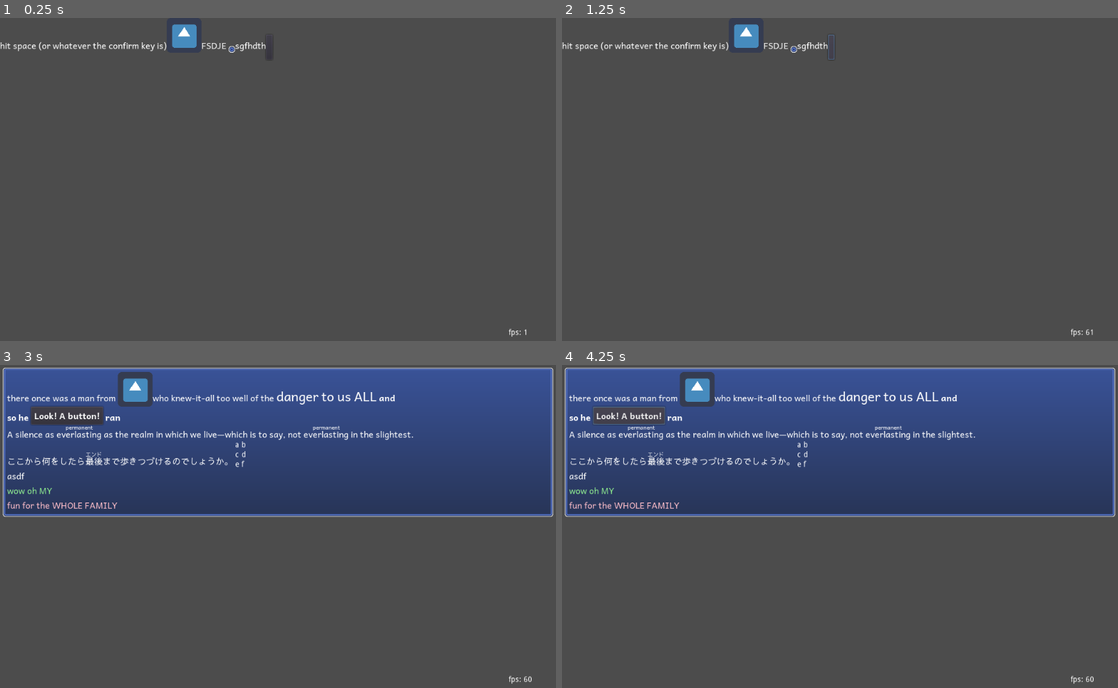
Above: before the commit, frames 1-4 (two rows, left to right).
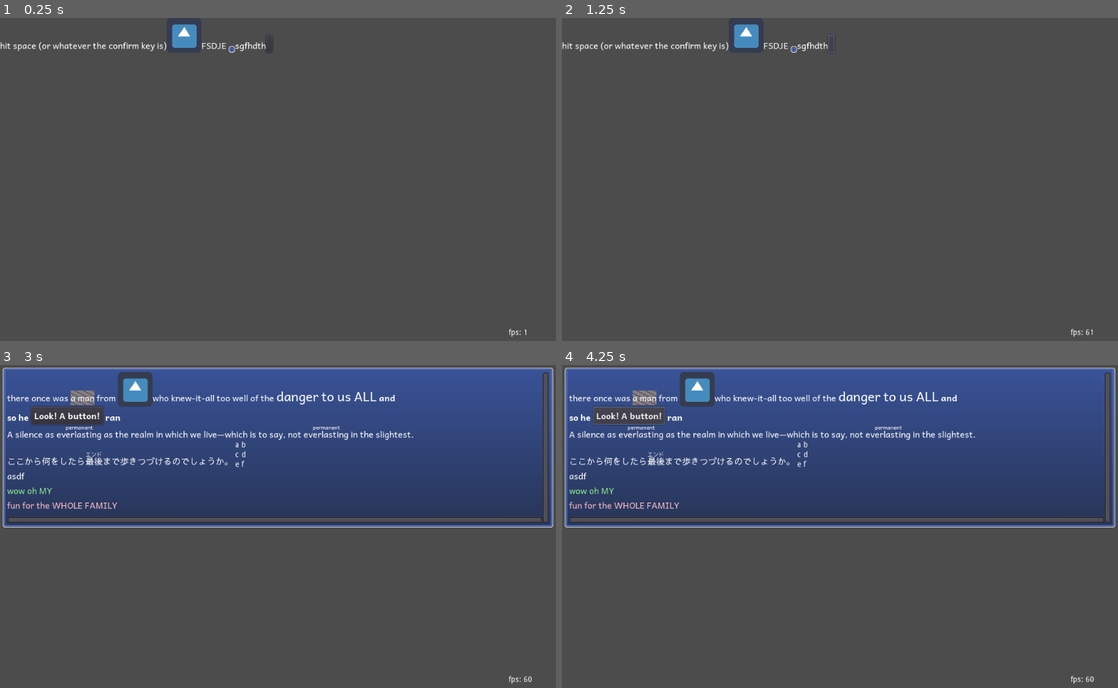
Above: after the commit, the same moments.

Repository: wareya/uitest
Game: Godot game, scene res://Document.tscn
Same seed, same stepped clock (60 frames per second), same inputs: the game is played once before the commit and once after it. The engine's default icon, where the game draws it, is replaced by a stand-in: a white triangle on a blue panel in a dark square.
Inputs (mouse positions are in pixels of both pictures, inside the frame that each line leads up to; where the layout moved, square brackets give the same spot in the first picture):
- Up to frame 1 (0.25 s): no input
- Up to frame 2 (1.25 s): click (828, 43) [828, 47] at 0.5 s
- Up to frame 3 (3 s): click (266, 390) [266, 394] at 1.25 s; click (266, 390) [266, 394] at 2 s; tap Space at 2.75 s
- Up to frame 4 (4.25 s): tap Enter (ui_accept) at 3.02 s; click "Look! A button!" at 3.5 s

The runs differ from the first frame. In frame 1, less than 0.1% of the frame differs, in the area x 48-49%, y 12-13%; in frame 2, less than 0.1%; in frame 3, 3.5%, in the area x 0-100%, y 2-51%; in frame 4, 3.5%.

Commit message:
basic (half-broken) scrolling

Diff:
--- a/Document.gd
+++ b/Document.gd
@@ -55,6 +55,10 @@
     "width": null,
     "max_width": null,
     "min_width": null,
+
+    "height": null,
+    "max_height": null,
+    "min_height": null,
 }
 
 var calculated_props = default_props.duplicate()
@@ -166,6 +170,10 @@
     background_9patch_bottom: 6.5;
     background_9patch_left: 6;
     background_9patch_right: 6;
+
+    overflow: scroll;
+
+    max_height: 400;
 }
 :vars {
     --white: "#FFFFFF";
@@ -178,7 +186,7 @@
     background: "res://9PatchGradient2.tres";
     text_shadow_color: orange;
     text_shadow_offset: 0 0;
-    display: inline;
+    display: inline-block;
 }
 bruh fun {
     background: none;
@@ -194,8 +202,28 @@
 var style_data = []
 var custom_style_data = []
 
+func _update_v_scroll(value : float):
+    var origin = get_global_rect().position
+    #child.set_global_position(Vector2(x + base_offset, y) + offset + origin)
+    #i += 1
+    #_content_memo[child] = child.get_global_rect().position - origin
+    var x_scroll = _h_scrollbar.value
+    var y_scroll = _v_scrollbar.value
+    for child in _content_memo:
+        var bluh = _content_memo[child]
+        child.set_global_position(origin + bluh - Vector2(x_scroll, y_scroll))
+        child.update()
+
+var _v_scrollbar = VScrollBar.new()
+var _h_scrollbar = HScrollBar.new()
 func _ready():
     custom_style_data = DocumentHelpers.parse_style(custom_stylesheet)
+    add_child(_v_scrollbar)
+    add_child(_h_scrollbar)
+    _v_scrollbar.visible = false
+    _h_scrollbar.visible = false
+
+    _v_scrollbar.connect("value_changed", self, "_update_v_scroll")
 
 export var visible_characters : float = -1.0 setget set_visible_characters
 
@@ -340,6 +368,8 @@
 
         while parent != null:
             parent = parent.get_parent()
+            #if parent is DocumentHelpers.DocScrollContents:
+            #    parent = parent.get_parent()
             if parent != null and "calculated_props" in parent:
                 break
 
@@ -440,6 +470,8 @@
             child.add_color_override("font_color", color)
 
 func _init():
+    #scroll_horizontal_enabled = false
+    #scroll_vertical_enabled = false
     anchor_right = 1
     anchor_bottom = 1
 
@@ -478,6 +510,8 @@
 var to_rejustify = []
 func do_rejustify(real_width):
     pass
+
+var _content_memo = {}
 
 var max_descent = 0
 var max_ascent = 0
@@ -559,34 +593,51 @@
         var origin = get_global_rect().position
         child.set_global_position(Vector2(x + base_offset, y) + offset + origin)
         i += 1
+        _content_memo[child] = child.get_global_rect().position - origin
         #child.rect_position = Vector2(x, y) + offset
     pass
 
-func calc_prop_x(child, property : String, x_limit : float):
-    var text = child.calculated_props[property]
+func calc_prop_percent(property : String, limit : float):
+    var text = calculated_props[property]
     if !text:
         return null
+    if text is float:
+        return text
     if text.is_valid_float():
         return text.to_float()
     elif text.ends_with("%"):
-        return text.substr(0, text.length()-1).to_float()/100.0 * x_limit
+        return text.substr(0, text.length()-1).to_float()/100.0 * limit
     return null
 
-func calc_prop_width(child, default, x_limit : float):
-    var width = calc_prop_x(child, "width", x_limit)
+func calc_prop_width(default, x_limit : float):
+    var width = calc_prop_percent("width", x_limit)
     if width == null:
         width = default
-    var adjust = calc_prop_x(child, "max_width", x_limit)
+    var adjust = calc_prop_percent("max_width", x_limit)
+    if adjust != null:
+        width = min(width, adjust)
+    adjust = calc_prop_percent("min_width", x_limit)
     if adjust != null:
         width = max(width, adjust)
-    adjust = calc_prop_x(child, "min_width", x_limit)
+    return width
+
+func calc_prop_height(default, y_limit : float):
+    var height = calc_prop_percent("height", y_limit)
+    if height == null:
+        height = default
+    var adjust = calc_prop_percent("max_height", y_limit)
     if adjust != null:
-        width = min(width, adjust)
-    return width
+        height = min(height, adjust)
+    adjust = calc_prop_percent("min_height", y_limit)
+    if adjust != null:
+        height = max(height, adjust)
+    return height
 
 var layout_parent = null # FIXME prevent stale
 var show_self = true
 func reflow():
+    _content_memo = {}
+
     #print("reflow of ", doc_name)
     font_cache.clear()
     if doc_name == "root":
@@ -595,6 +646,22 @@
     #print("sort...")
 
     #rect_min_size = Vector2()
+
+    _h_scrollbar.visible = false
+    _v_scrollbar.visible = false
+    rect_clip_content = false
+    var overflow = calculated_props.overflow
+    if overflow == "scroll":
+        _h_scrollbar.visible = true
+        _v_scrollbar.visible = true
+        rect_clip_content = true
+    if overflow == "scroll_h":
+        _h_scrollbar.visible = true
+        rect_clip_content = true
+    if overflow == "scroll_v":
+        print("showing vsb")
+        _v_scrollbar.visible = true
+        rect_clip_content = true
 
     if calculated_props.layout == "flow_h_lr":
         var parent_size = get_parent_area_size()
@@ -604,21 +671,42 @@
         size.y = parent_size.y * (anchor_bottom - anchor_top)
         size.x -= calculated_props.margin_left + calculated_props.margin_right
         size.y -= calculated_props.margin_top + calculated_props.margin_bottom
+        var total_padding = Vector2(calculated_props.padding_right + calculated_props.padding_left, calculated_props.padding_top + calculated_props.padding_bottom)
         var x_limit = size.x - calculated_props.padding_right
+        var y_limit = size.y - calculated_props.padding_bottom
+        var x_buffer = 0
+        var y_buffer = 0
+        if _v_scrollbar.visible:
+            var extra_pad = calculated_props.padding_right + _v_scrollbar.rect_size.x
+            x_limit -= extra_pad
+            x_buffer += extra_pad
+        if _h_scrollbar.visible:
+            var extra_pad = calculated_props.padding_bottom + _h_scrollbar.rect_size.y
+            y_limit -= extra_pad
+            y_buffer += extra_pad
+
         var x_cursor = calculated_props.padding_left
         var y_cursor = calculated_props.padding_top
         var y_cursor_next = 0
         var rows = []
         var row = []
         var process_nodes = []
+
+        var start = Vector2(x_cursor, y_cursor)
+
+        #var intended_interior_size = Vector2(x_limit, y_limit) - start
+
+        var max_x = 0
+
+        rect_size = Vector2(x_limit, y_limit) - Vector2(x_cursor, y_cursor)
+        #rect_size.x -= calculated_props.padding_left
+        #rect_size.x -= calculated_props.padding_right
+
         var check_queue = get_children()
-
-        var max_x = 0
-
-        rect_size = size
-        rect_size.x -= calculated_props.padding_left
-        rect_size.x -= calculated_props.padding_right
-
+        #if check_queue.size() == 1 and check_queue[0] is DocumentHelpers.DocScrollContents:
+        #    check_queue[0].rect_size = interior_size
+        #    check_queue[0].rect_position = Vector2(x_cursor, y_cursor)
+        #    pass
         while check_queue.size() > 0:
             var _child = check_queue.pop_front()
             var _parent = self
@@ -629,9 +717,16 @@
                 continue
             if not _child.is_visible_in_tree():
                 continue
+            if _child == _v_scrollbar or _child == _h_scrollbar:
+                continue
             var child : Control = _child
 
+            var do_inline = false
             if "calculated_props" in child and child.calculated_props.display == "inline":
+                do_inline = true
+            #elif child is DocumentHelpers.DocScrollContents:
+            #    do_inline = true
+            if do_inline:
                 child.rect_clip_content = false
                 var etc = []
                 for c in child.get_children():
@@ -654,7 +749,7 @@
                 child.reflow() # prevents size flickering when resized
                 child_size.x = max(child_size.x, child.rect_size.x)
                 child_size.y = max(child_size.y, child.rect_size.y)
-                child_size.x = calc_prop_width(child, child_size.x, x_limit)
+                child_size.x = child.calc_prop_width(child_size.x, x_limit)
 
                 #if child.calculated_props.width != null:
                 #    print(child_size)
@@ -715,17 +810,58 @@
             rows.push_back([row, y_cursor, y_cursor_next, false])
             row = []
 
-        rect_size.x = max_x + calculated_props.padding_right
-        if layout_parent:
-            rect_size.x = layout_parent.calc_prop_width(self, rect_size.x, x_limit)
-        #print(rect_size.x)
-        rect_size.y = y_cursor_next + calculated_props.padding_bottom
+        var new_size = Vector2()
+
+        var interior_size = Vector2(max_x, y_cursor_next) - start
+
+        new_size.x = max_x + calculated_props.padding_right + x_buffer
+        new_size.x = calc_prop_width(new_size.x, x_limit)
+        new_size.y = y_cursor_next + calculated_props.padding_bottom + y_buffer
+        new_size.y = calc_prop_height(new_size.y, y_limit)
+        if _v_scrollbar.visible:
+            print(new_size.y)
+            print(y_limit)
+
+        var visible_interior_size = new_size - total_padding - Vector2(x_buffer, y_buffer)
+
+        rect_size = new_size
+
         if doc_name == "root":
             rect_position = Vector2(calculated_props.margin_left, calculated_props.margin_top)
 
         # prevent thrashing by parent Container nodes
         if doc_name != "root" and get_parent() and not "calculated_props" in get_parent():
-            rect_min_size = rect_size
+            var min_size = new_size
+            min_size.x = min(min_size.x, interior_size.x)
+            min_size.y = min(min_size.y, interior_size.y)
+            rect_min_size = min_size
+
+        if _v_scrollbar.visible:
+            _v_scrollbar.rect_position = (rect_size - _v_scrollbar.rect_size) * Vector2(1, 0)
+            _v_scrollbar.rect_position -= Vector2(calculated_props.padding_right, 0)
+            _v_scrollbar.rect_position += Vector2(0, calculated_props.padding_top)
+            _v_scrollbar.rect_size = rect_size * Vector2(0, 1)
+            _v_scrollbar.rect_size.y -= calculated_props.padding_top + calculated_props.padding_bottom
+            #if _h_scrollbar.visible:
+            #    _v_scrollbar.rect_size.y -= _h_scrollbar.rect_size.y
+            _v_scrollbar.max_value = interior_size.y
+            _v_scrollbar.page = visible_interior_size.y
+
+        if _h_scrollbar.visible:
+            _h_scrollbar.rect_position = (rect_size - _h_scrollbar.rect_size) * Vector2(0, 1)
+            _h_scrollbar.rect_position -= Vector2(0, calculated_props.padding_top)
+            _h_scrollbar.rect_position += Vector2(calculated_props.padding_right, 0)
+            _h_scrollbar.rect_size = rect_size * Vector2(1, 0)
+            _h_scrollbar.rect_size.x -= calculated_props.padding_left + calculated_props.padding_right
+            if _v_scrollbar.visible:
+                _h_scrollbar.rect_size.x -= _v_scrollbar.rect_size.x
+            _h_scrollbar.max_value = interior_size.x
+            _h_scrollbar.page = visible_interior_size.x
+
+        # FIXME: this doesn't clip child inputs properly
+        _custom_rect = Rect2(start, visible_interior_size + Vector2(x_buffer, y_buffer))
+        #_custom_rect = Rect2(start, visible_interior_size)
+
 
         for data in rows:
             var r_row = data[0]
@@ -734,19 +870,60 @@
             var r_wrapped = data[3]
             _reflow_row(r_row, r_y_cursor, r_y_cursor_next, rect_size.x - calculated_props.padding_right, r_wrapped)
 
-
+        _update_v_scroll(0) # passed value is ignored
+
+
+var _custom_rect = null
+
+var _bg_item = null
+var _crop_item = null
 func _draw():
-    # TODO: track the styles of inlined nodes and apply them here, using canvas_item_set_custom_rect
-    if !show_self:
-        return
+    #if !show_self:
+    #    return
+
+    var canvas = get_canvas()
+    var canvas_item = get_canvas_item()
+
+    var p = get_parent()
+    while p and not p is Control:
+        p = p.get_parent()
+    if p and p is Control:
+        p = p.get_canvas_item()
+    else:
+        p = canvas
+
+    if !_bg_item:
+        _bg_item = VisualServer.canvas_item_create()
+        VisualServer.canvas_item_set_visible(_bg_item, true)
+        VisualServer.canvas_item_set_parent(_bg_item, p)
+
+    if !_crop_item:
+        _crop_item = VisualServer.canvas_item_create()
+        VisualServer.canvas_item_set_visible(_crop_item, true)
+        VisualServer.canvas_item_set_clip(_crop_item, true)
+        VisualServer.canvas_item_set_parent(_crop_item, canvas_item)
+
+    if _custom_rect != null:
+        VisualServer.canvas_item_set_custom_rect(canvas_item, true, _custom_rect)
+        #VisualServer.canvas_item_set_custom_rect(_crop_item, true, _custom_rect)
+
+    for _child in get_children():
+        if _child == _h_scrollbar or _child == _v_scrollbar:
+            continue
+        #if _child is CanvasItem:
+        #    var child : Control = _child
+        #    var c = child.get_canvas_item()
+        #    VisualServer.canvas_item_set_parent(c, _crop_item)
+
     var bg : Texture = calculated_props.background
     if bg:
-        var canvas = get_canvas()
-        var canvas_item = get_canvas_item()
+        VisualServer.canvas_item_clear(_bg_item)
         var bg_size = bg.get_size()
         var bg_rect_start = Vector2()
         var bg_rect_end = rect_size
 
+        bg_rect_start.x += rect_position.x
+        bg_rect_start.y += rect_position.y
         bg_rect_start.x += calculated_props.background_offset_left
         bg_rect_start.y += calculated_props.background_offset_top
         bg_rect_end.x   += calculated_props.background_offset_right
@@ -758,7 +935,13 @@
             var bottom = calculated_props.background_9patch_bottom
             var left   = calculated_props.background_9patch_left
             var right  = calculated_props.background_9patch_right
-            VisualServer.canvas_item_add_nine_patch(canvas_item, bg_rect, Rect2(Vector2(), bg_size), bg.get_rid(), Vector2(left, top), Vector2(right, bottom))
+            VisualServer.canvas_item_add_nine_patch(_bg_item, bg_rect, Rect2(Vector2(), bg_size), bg.get_rid(), Vector2(left, top), Vector2(right, bottom))
         else:
-            VisualServer.canvas_item_add_texture_rect(canvas_item, bg_rect, bg.get_rid(), true)
-    pass
+            VisualServer.canvas_item_add_texture_rect(_bg_item, bg_rect, bg.get_rid(), true)
+
+func _notification(what):
+    if what == NOTIFICATION_PREDELETE:
+        if _bg_item:
+            VisualServer.free_rid(_bg_item)
+            _bg_item = null
+        pass
--- a/Document.tscn
+++ b/Document.tscn
@@ -16,13 +16,14 @@
 margin_right = -522.0
 margin_bottom = -536.0
 rect_min_size = Vector2( 502, 64 )
+rect_pivot_offset = Vector2( 1343, 79 )
 script = ExtResource( 1 )
 _inherited_props = [ "font_family", "font_size", "justify" ]
 
 [node name="Label" type="Label" parent="."]
 margin_top = 37.0
-margin_right = 458.0
-margin_bottom = 77.0
+margin_right = 307.0
+margin_bottom = 64.0
 custom_colors/font_color = Color( 1, 1, 1, 1 )
 custom_fonts/font = SubResource( 1 )
 text = "hit space (or whatever the confirm key is)"
@@ -38,8 +39,8 @@
 [node name="Label2" type="Label" parent="."]
 margin_left = 371.0
 margin_top = 37.0
-margin_right = 1676.0
-margin_bottom = 120.0
+margin_right = 421.0
+margin_bottom = 64.0
 custom_colors/font_color = Color( 1, 1, 1, 1 )
 custom_fonts/font = SubResource( 1 )
 text = "FSDJE "
@@ -55,8 +56,8 @@
 [node name="Label3" type="Label" parent="."]
 margin_left = 433.0
 margin_top = 37.0
-margin_right = 518.0
-margin_bottom = 77.0
+margin_right = 490.0
+margin_bottom = 64.0
 custom_colors/font_color = Color( 1, 1, 1, 1 )
 custom_fonts/font = SubResource( 1 )
 text = "sgfhdth"
@@ -66,6 +67,6 @@
 margin_left = 490.0
 margin_top = 31.0
 margin_right = 502.0
-margin_bottom = 77.0
+margin_bottom = 64.0
 custom_colors/font_color = Color( 1, 1, 1, 1 )
 custom_fonts/font = SubResource( 1 )
--- a/DocumentHelpers.gd
+++ b/DocumentHelpers.gd
@@ -1,8 +1,5 @@
 tool
-extends Container
 class_name DocumentHelpers
-
-
 
 static func can_break(c : String):
     if c == " " or c == "\n" or c == "\t":
@@ -33,6 +30,13 @@
     elif not node.get(name) is String:
         val = str2var(val)
     return val
+
+#class DocScrollContents extends Control:
+#    func _init():
+#        anchor_right = 1
+#        anchor_bottom = 1
+#    var show_self
+#    pass
 
 static func from_xmlnode(_xml : DocumentHelpers.XMLNode, default_script : Script):
     if _xml.text != "":
@@ -138,6 +142,9 @@
                 style.rules = rules
                 node.custom_style_data = style
             # FIXME apply built-in attributes (style, class, id, etc)
+
+        #var contents = DocScrollContents.new()
+        #node.add_child(contents)
 
         for c in _xml.children:
             var cs = from_xmlnode(c, default_script)
--- a/project.godot
+++ b/project.godot
@@ -14,7 +14,7 @@
 "language": "GDScript",
 "path": "res://Document.gd"
 }, {
-"base": "Container",
+"base": "Reference",
 "class": "DocumentHelpers",
 "language": "GDScript",
 "path": "res://DocumentHelpers.gd"
